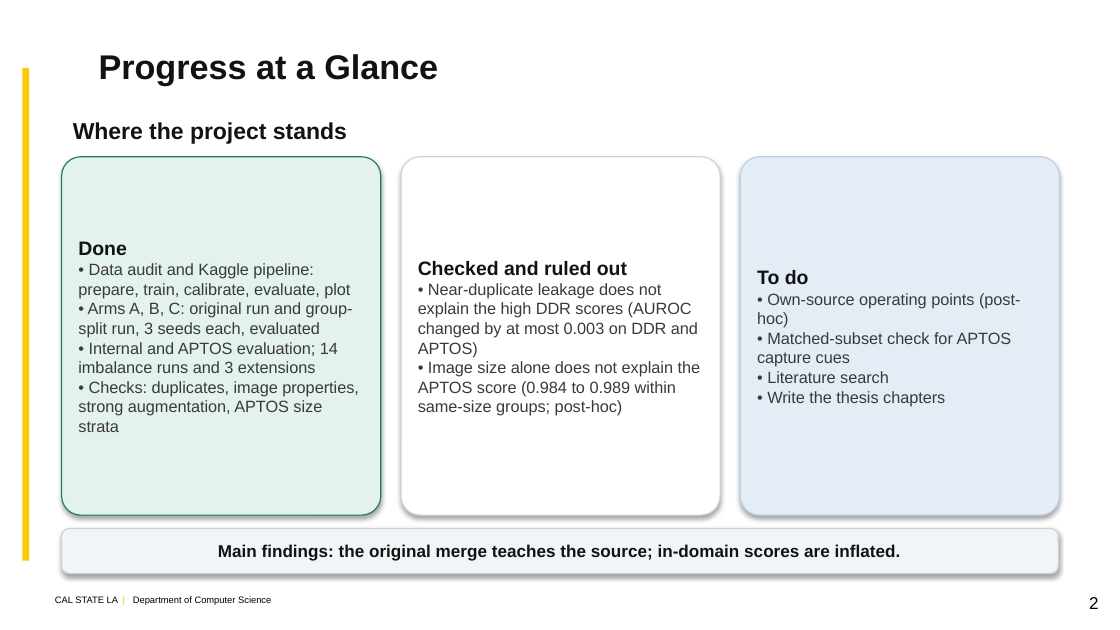
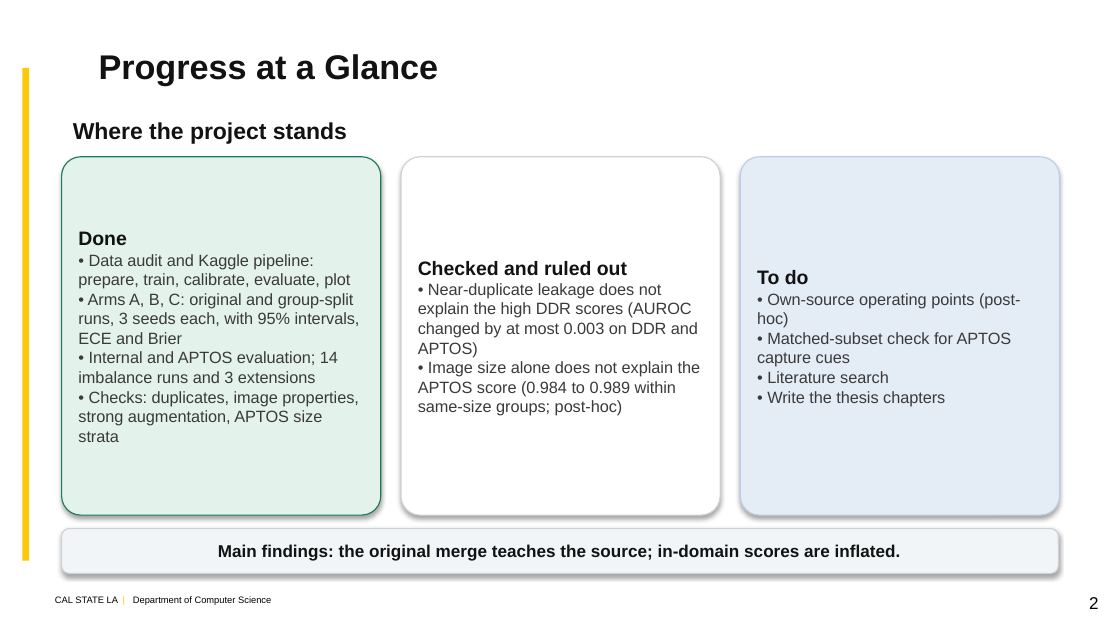
Before and after one commit to kazimab1/Early-DR, a slide deck: slide 2 of DR_Progress_Update.pptx. Drawn at 1120x630 pixels with LibreOffice and Linux fonts; fonts in the diff are those of the drawing; background and template pictures are left out. Boxes give left, top, right and bottom in pixels: in the first picture for what was removed or moved away, otherwise in the second. Text is boxed around its words. In the diff, an @@ line names an element or a change of style, - is before the commit and + after.

```diff
--- a/DR_Progress_Update.pptx
+++ b/DR_Progress_Update.pptx
@@ text in rounded rectangle at (78,293,360,344): text changed @@
-• Arms A, B, C: original run and group-split run, 3 seeds each, evaluated
+• Arms A, B, C: original and group-split runs, 3 seeds each, with 95% intervals, ECE and Brier
```
Also in this commit, not shown: 2 other slides changed, 8 other files.
